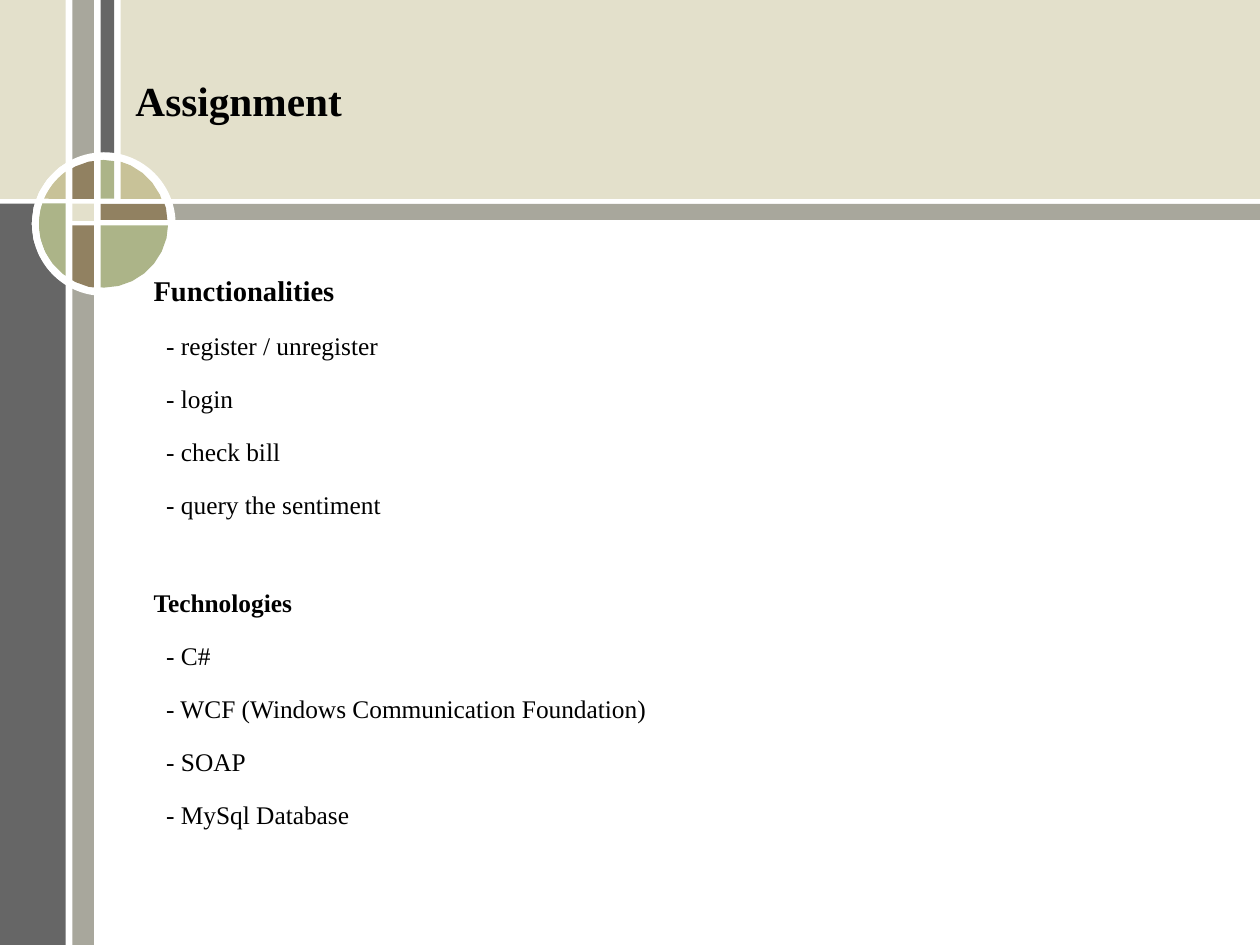
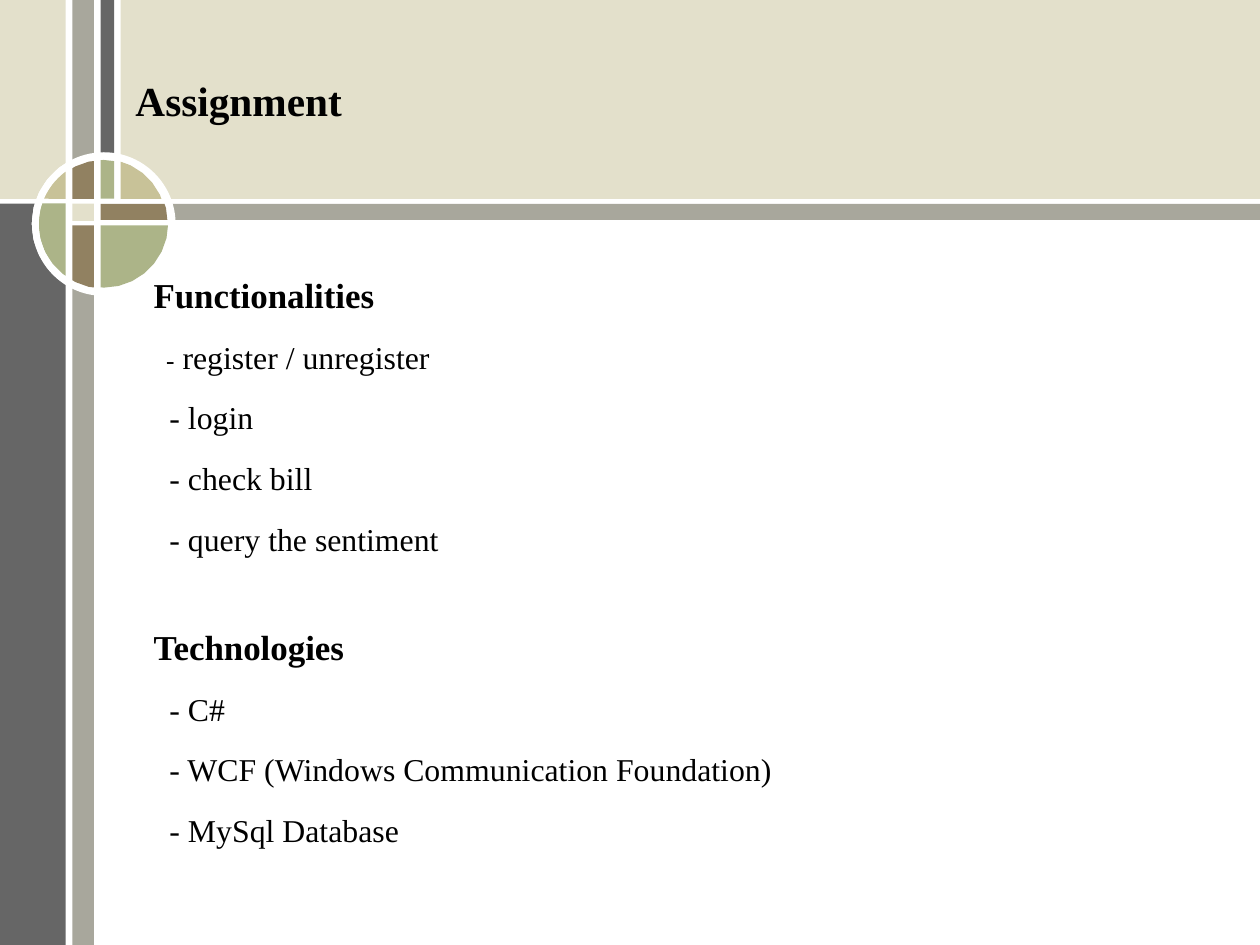
Before and after one commit to ERit/aic_group2_topic1, a slide deck: slide 2 of Stage1.odp. Drawn at 1260x945 pixels with LibreOffice and Linux fonts; fonts in the diff are those of the drawing. Boxes give left, top, right and bottom in pixels: in the first picture for what was removed or moved away, otherwise in the second. Text is boxed around its words. In the diff, an @@ line names an element or a change of style, - is before the commit and + after.

```diff
--- a/Stage1.odp
+++ b/Stage1.odp
@@ text "Functionalities" at box(154, 283, 771, 848): size 18 to 22 pt in "Functionalities"; size 16 to 20 pt in "register / unregister", "- login", "- check bill", "- query the sentiment" and 3 more places; size 16 to 22 pt in "Technologies" @@
@@ text at box(181, 754, 246, 772): paragraph removed @@
-- SOAP
```
Also in this commit, not shown: 4 other slides changed, 1 other file.
